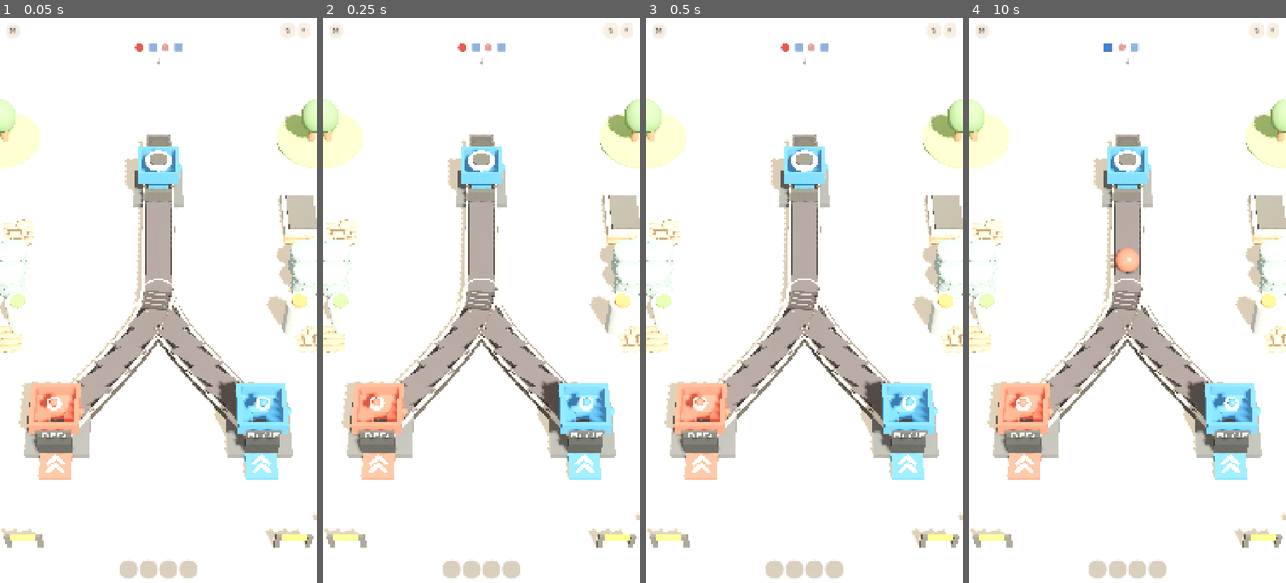
Above: before the commit, frames 1-4 (left to right).
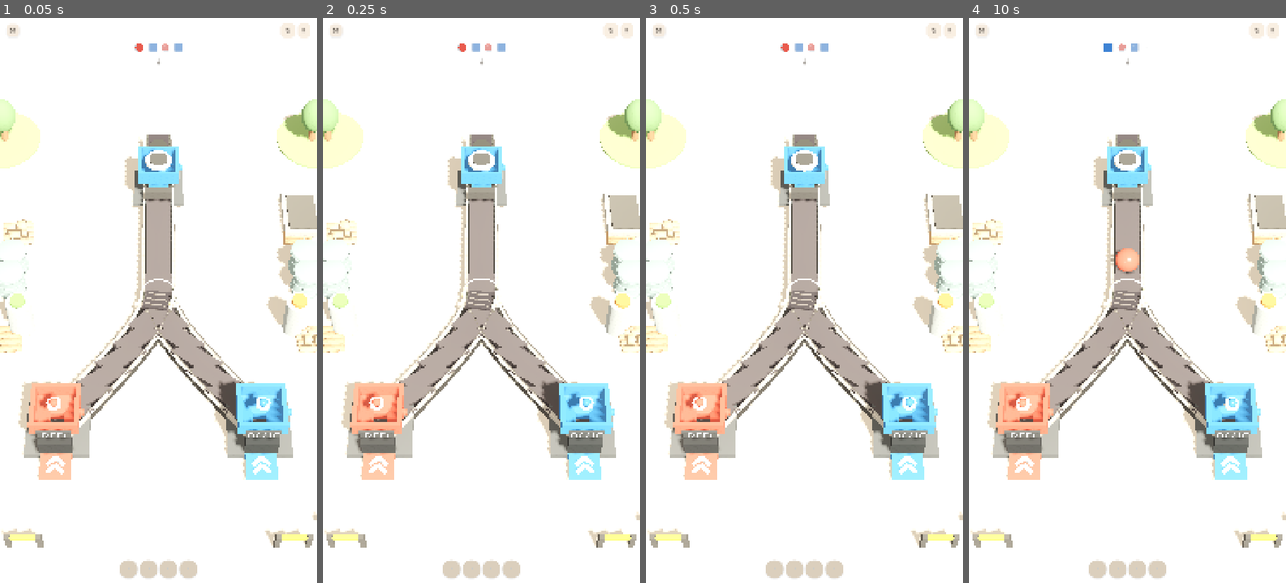
Above: after the commit, the same moments.

Repository: mocchaust64/rail_game
Game: Godot game, scene res://app/main.tscn
Same seed, same stepped clock (60 frames per second), same inputs: the game is played once before the commit and once after it.
Inputs (mouse positions are in pixels of both pictures, inside the frame that each line leads up to):
- Up to frame 1 (0.05 s): no input
- Up to frame 2 (0.25 s): no input
- Up to frame 3 (0.5 s): no input
- Up to frame 4 (10 s): click "↻" at 0.5 s; click "Ⅱ" at 1.25 s; click "TEXT NORMAL" at 2 s; click "RESTART LEVEL" at 2.75 s; click "↻" at 3.5 s; click "Ⅱ" at 4.25 s; click "RESTART LEVEL" at 5 s; click "↻" at 5.75 s; click "Ⅱ" at 6.5 s; click "RESTART LEVEL" at 7.25 s; move the mouse to (1197, 272) at 8.02 s; click (1197, 272) at 8.17 s; move the mouse to (1064, 328) at 8.77 s; click (1064, 328) at 8.92 s; move the mouse to (1159, 176) at 9.52 s; click (1159, 176) at 9.67 s

The runs differ from the first frame. In frame 1, 0.7% of the frame differs, in the area x 0-100%, y 17-94%; in frame 2, 0.7%; in frame 3, 0.7%; in frame 4, 0.8%.

Commit message:
fix: lock portrait framing to viewport width
The camera kept its vertical FOV fixed, so a taller phone widened the
visible play area instead of showing the same board larger. Locking the
aspect to width and narrowing the FOV keeps the board at a constant
horizontal extent on every portrait ratio.

The frame check now runs twice, at 1080x1920 and 1080x2400. The 55%
vertical-fill rule only applies to the shorter ratio, since a taller
screen legitimately leaves more headroom above and below the board.

Co-Authored-By: Claude Opus 5 (1M context) <noreply@anthropic.com>

Diff:
--- a/game/scene_rig.gd
+++ b/game/scene_rig.gd
@@ -14,7 +14,7 @@
 const SHADOW_MAX_DISTANCE := 42.0
 const AMBIENT_ENERGY := 0.62
 
-const CAMERA_FOV := 34.0
+const CAMERA_FOV := 19.5
 const CAMERA_POSITION := Vector3(0.0, 16.2, 12.6)
 const CAMERA_TARGET := Vector3(0, 0.25, 0.15)
 const FRAME_WIDTH := 6.4
@@ -43,6 +43,7 @@
     camera = Camera3D.new()
     camera.name = "GameCamera"
     camera.projection = Camera3D.PROJECTION_PERSPECTIVE
+    camera.keep_aspect = Camera3D.KEEP_WIDTH
     camera.fov = CAMERA_FOV
     camera.position = _base_camera_position
     add_child(camera)
--- a/tests/camera_frame_check.gd
+++ b/tests/camera_frame_check.gd
@@ -18,7 +18,12 @@
 
     var viewport_size := rig.camera.get_viewport().get_visible_rect().size
     for level_number in LEVELS:
-        _check_level(rig, level_number, viewport_size, failures)
+        _check_level(rig, level_number, viewport_size, failures, true)
+
+    viewport.size = Vector2i(1080, 2400)
+    viewport_size = rig.camera.get_viewport().get_visible_rect().size
+    for level_number in LEVELS:
+        _check_level(rig, level_number, viewport_size, failures, false)
 
     viewport.remove_child(rig)
     rig.free()
@@ -34,7 +39,7 @@
     get_tree().quit(1)
 
 
-func _check_level(rig: SceneRig, level_number: int, viewport_size: Vector2, failures: Array[String]) -> void:
+func _check_level(rig: SceneRig, level_number: int, viewport_size: Vector2, failures: Array[String], require_close_frame: bool) -> void:
     var file := FileAccess.open("res://levels/level_%02d.json" % level_number, FileAccess.READ)
     var level: Dictionary = JSON.parse_string(file.get_as_text())
     var positions: Dictionary = {}
@@ -61,5 +66,5 @@
                     if screen.x < SCREEN_MARGIN or screen.x > viewport_size.x - SCREEN_MARGIN or screen.y < SCREEN_MARGIN or screen.y > viewport_size.y - SCREEN_MARGIN:
                         failures.append("level %d %s projects outside the safe frame at %s" % [level_number, node["id"], screen])
     var vertical_coverage := (max_screen_y - min_screen_y) / viewport_size.y
-    if vertical_coverage < 0.55:
+    if require_close_frame and vertical_coverage < 0.55:
         failures.append("level %d fills only %.1f%% of portrait height" % [level_number, vertical_coverage * 100.0])
